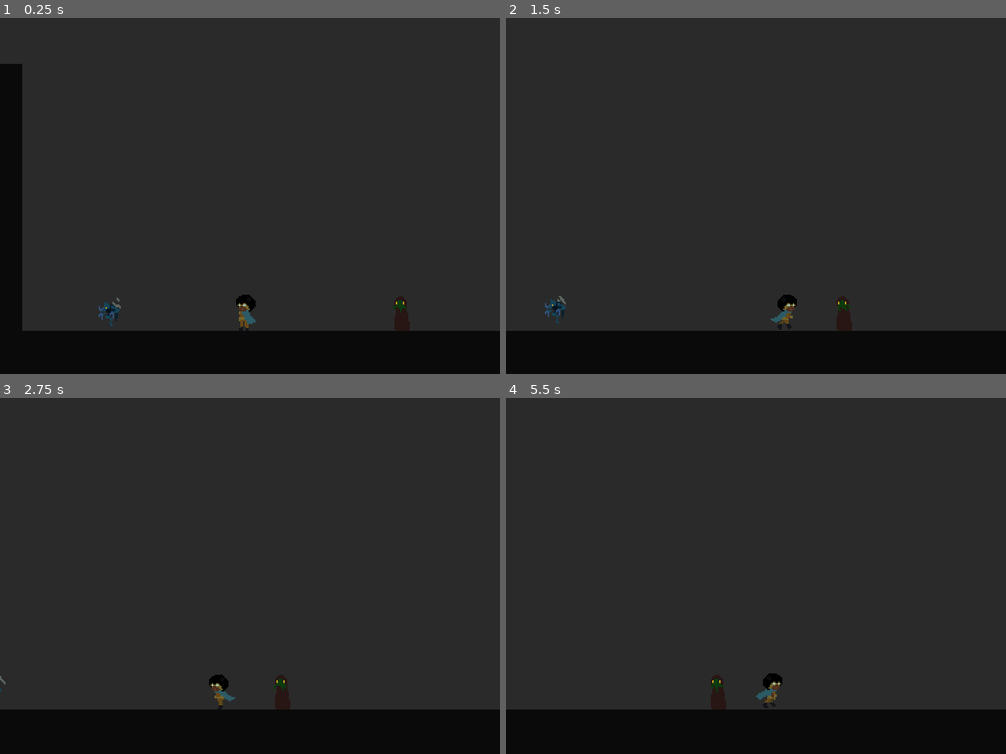
Above: before the commit, frames 1-4 (two rows, left to right).
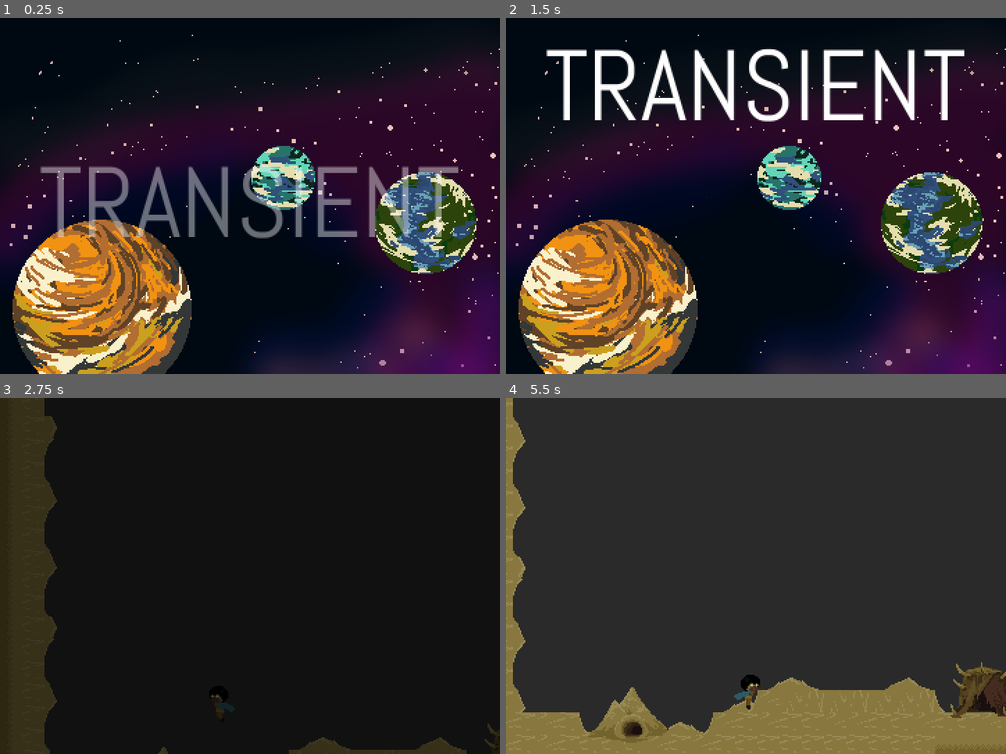
Above: after the commit, the same moments.

Repository: gpelussi/home_ggj19
Game: Godot game, scene res://HomeScreen/HomeScreen.tscn
The game is run twice, just before and just after one commit, with the same random seed, the same clock (stepped at 60 frames per second) and the same inputs. Before the commit the project starts from res://Main.tscn.
Inputs:
- Up to frame 1 (0.25 s): no input
- Up to frame 2 (1.5 s): hold Z (ACTION_CONFIRM) 0.53-1.28 s; hold Right (DIR_RIGHT) from 0.53 s (still down); tap Space (ACTION_JUMP) at 0.77 s; tap Z (ACTION_CONFIRM) at 1.35 s
- Up to frame 3 (2.75 s): tap Space (ACTION_JUMP) at 1.52 s; release Right (DIR_RIGHT) at 2.03 s; hold Left (DIR_LEFT) from 2.03 s (still down); hold Z (ACTION_CONFIRM) from 2.03 s (still down)
- Up to frame 4 (5.5 s): release Left (DIR_LEFT) at 2.78 s; release Z (ACTION_CONFIRM) at 2.78 s; hold Right (DIR_RIGHT) 2.78-4.28 s; tap Z (ACTION_CONFIRM) at 2.85, 4.35 s; tap Space (ACTION_JUMP) at 3.02, 3.77, 4.52 s; hold Z (ACTION_CONFIRM) 3.53-4.28 s; hold Left (DIR_LEFT) 4.28-5.03 s; hold Right (DIR_RIGHT) from 5.03 s (still down); hold Z (ACTION_CONFIRM) from 5.03 s (still down)

The runs differ from the first frame. In frame 1, 94% of the frame differs, in the area x 0-100%, y 0-100%; in frame 2, 96%; in frame 3, 81%; in frame 4, 18%.
Error before the commit: Parse Error: The method "player_has_item" isn't declared in the current class. (res://Bodies/Components/InteractionEvent.gd:53)

Commit message:
Change project settings

Diff:
--- /dev/null
+++ b/src/Misc/SplashScreens.tscn
@@ -0,0 +1,55 @@
+[gd_scene format=2]
+
+[node name="SplashScreens" type="Node2D" index="0"]
+
+[node name="Tween" type="Tween" parent="." index="0"]
+
+repeat = false
+playback_process_mode = 1
+playback_speed = 1.0
+playback/active = false
+playback/repeat = false
+playback/speed = 1.0
+
+[node name="Splashes" type="Control" parent="." index="1"]
+
+anchor_left = 0.0
+anchor_top = 0.0
+anchor_right = 0.0
+anchor_bottom = 0.0
+rect_pivot_offset = Vector2( 0, 0 )
+rect_clip_content = false
+mouse_filter = 0
+mouse_default_cursor_shape = 0
+size_flags_horizontal = 1
+size_flags_vertical = 1
+
+[node name="GGJ" type="TextureRect" parent="Splashes" index="0"]
+
+anchor_left = 0.0
+anchor_top = 0.0
+anchor_right = 0.0
+anchor_bottom = 0.0
+rect_pivot_offset = Vector2( 0, 0 )
+rect_clip_content = false
+mouse_filter = 1
+mouse_default_cursor_shape = 0
+size_flags_horizontal = 1
+size_flags_vertical = 1
+stretch_mode = 0
+_sections_unfolded = [ "Visibility" ]
+
+[node name="SampaInclusiva" type="TextureRect" parent="Splashes" index="1"]
+
+anchor_left = 0.0
+anchor_top = 0.0
+anchor_right = 0.0
+anchor_bottom = 0.0
+rect_pivot_offset = Vector2( 0, 0 )
+rect_clip_content = false
+mouse_filter = 1
+mouse_default_cursor_shape = 0
+size_flags_horizontal = 1
+size_flags_vertical = 1
+stretch_mode = 0
+_sections_unfolded = [ "Visibility" ]
--- a/src/project.godot
+++ b/src/project.godot
@@ -10,8 +10,8 @@
 
 [application]
 
-config/name="GlobalGameJam2019"
-run/main_scene="res://Main.tscn"
+config/name="Transient"
+run/main_scene="res://HomeScreen/HomeScreen.tscn"
 config/icon="res://icon.png"
 
 [autoload]
